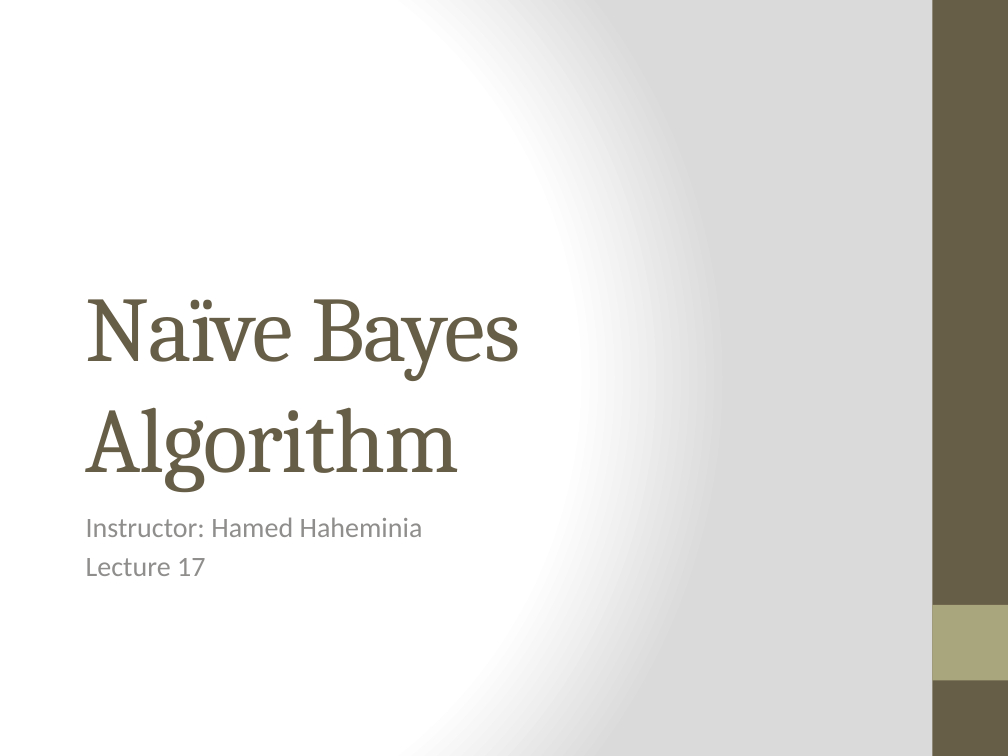
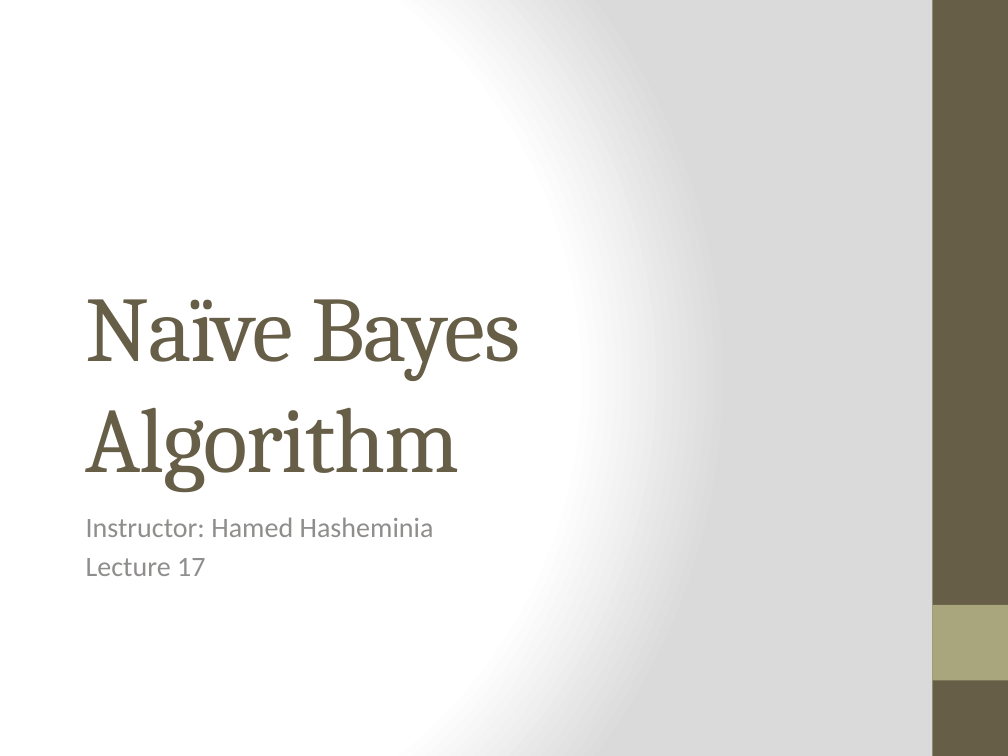
Before and after one commit to karlazz/SF-DAT-20, a slide deck: slide 1 of Lecture Notes-Slides/Lecture 17.pptx. Drawn at 1008x756 pixels with LibreOffice and Linux fonts; fonts in the diff are those of the drawing. Boxes give left, top, right and bottom in pixels: in the first picture for what was removed or moved away, otherwise in the second. Text is boxed around its words. In the diff, an @@ line names an element or a change of style, - is before the commit and + after.

```diff
--- a/Lecture Notes-Slides/Lecture 17.pptx
+++ b/Lecture Notes-Slides/Lecture 17.pptx
@@ subtitle at [86, 517, 434, 537]: text changed @@
-Instructor: Hamed Haheminia
+Instructor: Hamed Hasheminia
```
Also in this commit, not shown: 7 other slides changed, 33 other files.
